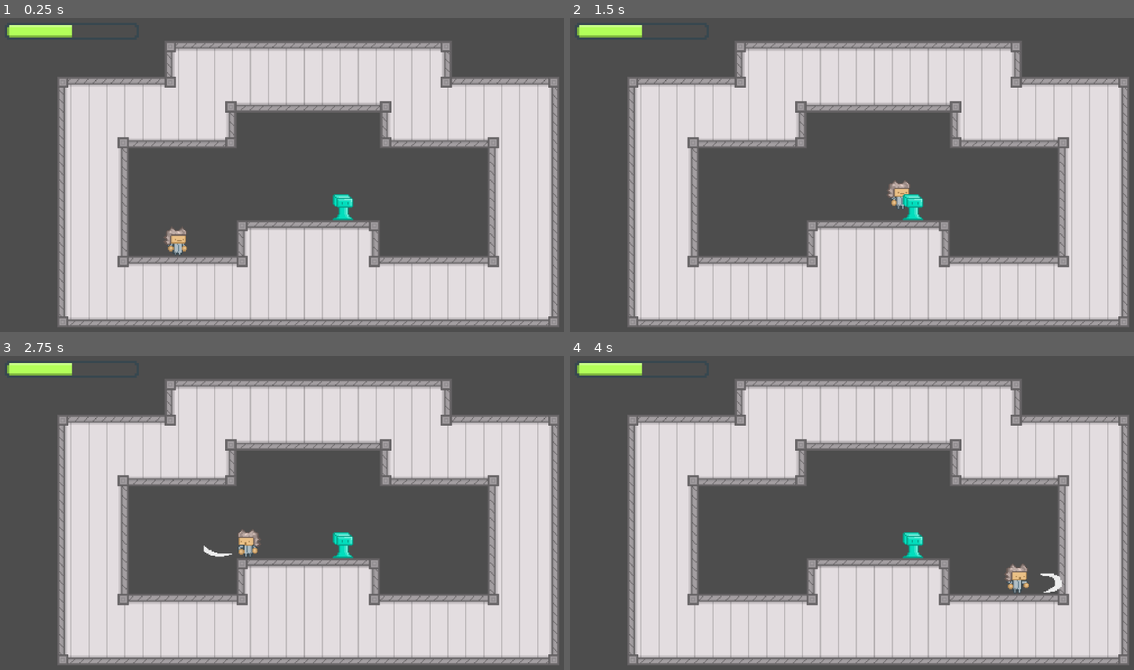
Above: before the commit, frames 1-4 (two rows, left to right).
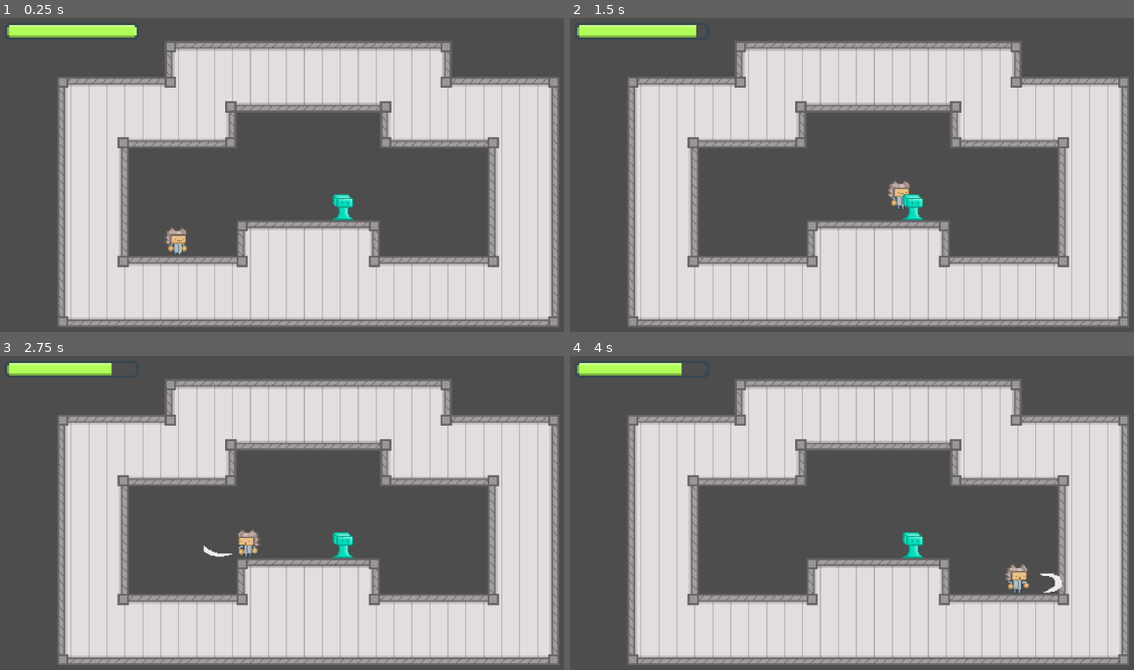
Above: after the commit, the same moments.

Repository: Brian-Magnuson/lab_escape_gd
Game: Godot game, scene res://scenes/level_0.tscn
Same seed, same stepped clock (60 frames per second), same inputs: the game is played once before the commit and once after it.
Inputs (mouse positions are in pixels of both pictures, inside the frame that each line leads up to):
- Up to frame 1 (0.25 s): no input
- Up to frame 2 (1.5 s): tap Enter at 0.5 s; move the mouse to (1015, 171) at 0.52 s; press the mouse at (1015, 171) at 0.53 s; hold D (move_right) from 0.53 s (still down); tap Space (jump) at 0.77 s; move the mouse to (750, 206) at 1.27 s; release the mouse at (750, 206) at 1.28 s; click (750, 206) at 1.35 s
- Up to frame 3 (2.75 s): tap Space (jump) at 1.52 s; move the mouse to (372, 450) at 2.02 s; release D (move_right) at 2.03 s; press the mouse at (372, 450) at 2.03 s; hold A (move_left) from 2.03 s (still down)
- Up to frame 4 (4 s): move the mouse to (846, 597) at 2.77 s; release A (move_left) at 2.78 s; release the mouse at (846, 597) at 2.78 s; hold D (move_right) from 2.78 s (still down); click (846, 597) at 2.85 s; tap Space (jump) at 3.02, 3.77 s; move the mouse to (1066, 578) at 3.52 s; press the mouse at (1066, 578) at 3.53 s

The runs differ from the first frame. In frame 1, 0.5% of the frame differs, in the area x 12-25%, y 2-7%; in frame 2, 0.4%; in frame 3, 0.3%; in frame 4, 0.3%.

Commit message:
Connect player health to health bar

Diff:
--- a/scenes/jelly.gd
+++ b/scenes/jelly.gd
@@ -10,7 +10,6 @@
 	update_health_bar()
 
 func hit(amount: float) -> void:
-	print("Enemy took ", amount, " damage!")
 	health = clamp(health - amount, 0, max_health)
 	update_health_bar()
 	$IFrameTimer.start()
--- /dev/null
+++ b/scenes/level_0.gd
@@ -0,0 +1,4 @@
+extends Node
+
+func _on_player_health_updated(health: float, max_health: float) -> void:
+	$CanvasLayer/HealthBar.value = health / max_health
--- a/scenes/level_0.tscn
+++ b/scenes/level_0.tscn
@@ -1,5 +1,6 @@
-[gd_scene load_steps=10 format=4 uid="uid://q1ded3kw1kq3"]
+[gd_scene load_steps=11 format=4 uid="uid://q1ded3kw1kq3"]
 
+[ext_resource type="Script" path="res://scenes/level_0.gd" id="1_bqruw"]
 [ext_resource type="Texture2D" uid="uid://ftjg3puu72lw" path="res://art/tiles/LabTileset.png" id="1_nlk7r"]
 [ext_resource type="PackedScene" uid="uid://bw1sjx2gp5mpl" path="res://scenes/player.tscn" id="2_11nw6"]
 [ext_resource type="PackedScene" uid="uid://dsy4y3i3caelu" path="res://scenes/jelly.tscn" id="3_w75ps"]
@@ -147,6 +148,7 @@
 axis_stretch_horizontal = 1
 
 [node name="Level0" type="Node"]
+script = ExtResource("1_bqruw")
 
 [node name="TileMapLayer" type="TileMapLayer" parent="."]
 texture_filter = 1
@@ -165,7 +167,7 @@
 
 [node name="CanvasLayer" type="CanvasLayer" parent="."]
 
-[node name="ProgressBar" type="ProgressBar" parent="CanvasLayer"]
+[node name="HealthBar" type="ProgressBar" parent="CanvasLayer"]
 texture_filter = 1
 offset_left = 20.0
 offset_top = 20.0
@@ -177,3 +179,5 @@
 max_value = 1.0
 value = 0.5
 show_percentage = false
+
+[connection signal="health_updated" from="Player" to="." method="_on_player_health_updated"]
--- a/scenes/player.gd
+++ b/scenes/player.gd
@@ -1,14 +1,21 @@
 extends CharacterBody2D
+
+## Emitted when the player's health updates, allowing other nodes, such as a
+## health bar, to respond to the update.
+signal health_updated(health: float, max_health: float)
 
 const SPEED = 150.0
 const JUMP_VELOCITY = -400.0
 
 @export var health = 100.0
+@export var max_health = 100.0
 @export var damage = 10.0
 
 func _ready() -> void:
 	$Hitbox.set_meta("hit_damage", damage)
 	$AnimatedSprite2D.play("idle")
+	health = max_health
+	health_updated.emit(health, max_health)
 
 func _physics_process(delta: float) -> void:
 	# Add the gravity.
@@ -53,8 +60,9 @@
 	move_and_slide()
 
 func hit(amount: float) -> void:
+	health = clamp(health - amount, 0, max_health)
+	health_updated.emit(health, max_health)
 	$IFrameTimer.start()
-	print("Player took ", amount, " damage!")
 	$Hurtbox/CollisionShape2D.disabled = true
 
 func _on_hurtbox_area_entered(area: Area2D) -> void:
